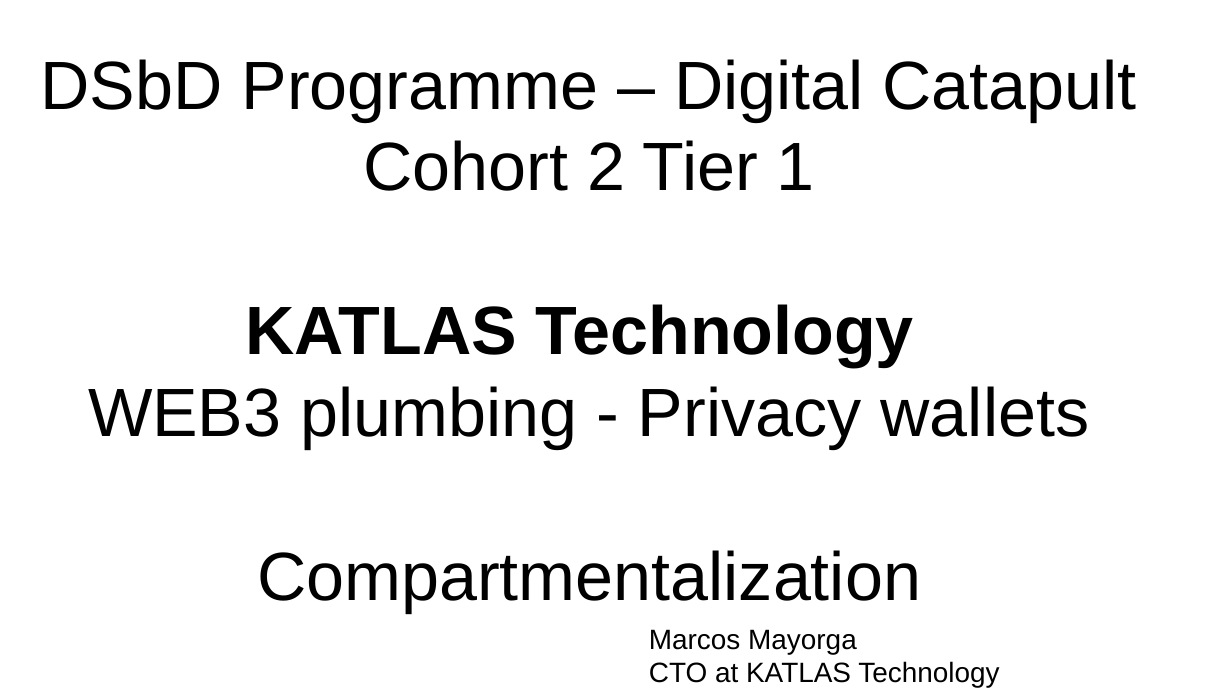
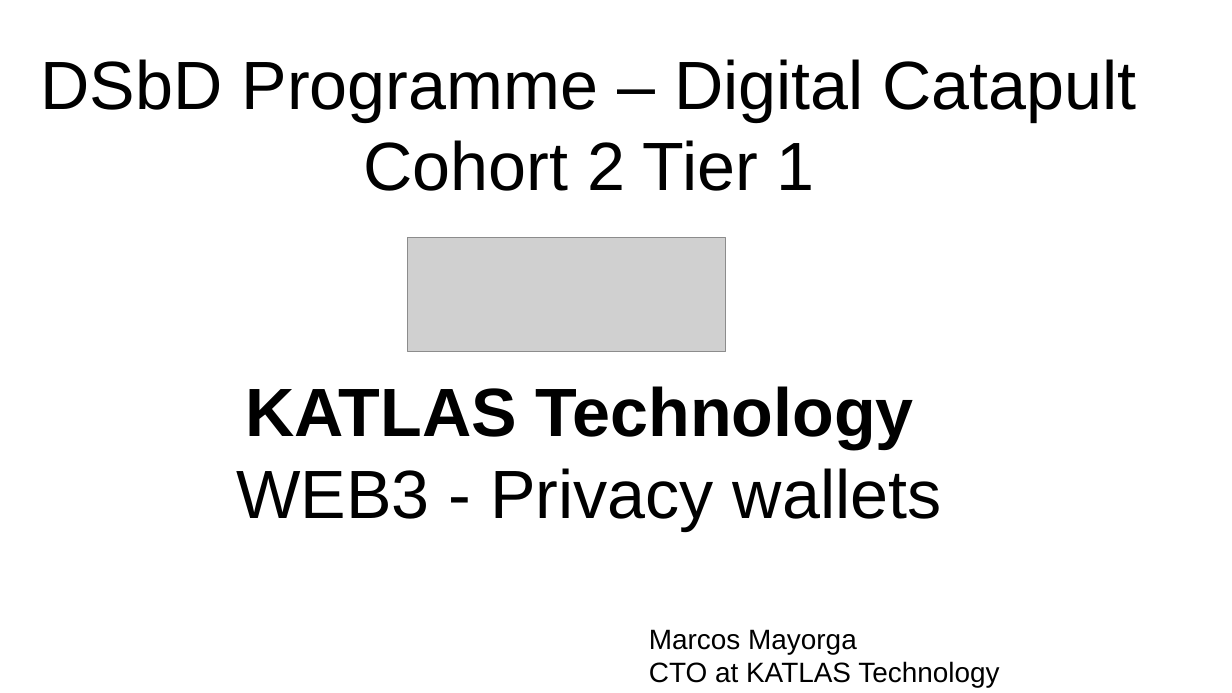
Before and after one commit to root1m3/morello, a slide deck: slide 1 of doc/comparmentalization.odp. Drawn at 1232x693 pixels with LibreOffice and Linux fonts; fonts in the diff are those of the drawing; grey boxes stand for pictures. Boxes give left, top, right and bottom in pixels: in the first picture for what was removed or moved away, otherwise in the second. Text is boxed around its words. In the diff, an @@ line names an element or a change of style, - is before the commit and + after.

```diff
--- a/doc/comparmentalization.odp
+++ b/doc/comparmentalization.odp
@@ title at <box>41,59,1137,531</box>: text changed @@
-DSbD Programme – Digital Catapult
-Cohort 2 Tier 1
-KATLAS Technology
-WEB3 plumbing - Privacy wallets
-Compartmentalization
+DSbD Programme – Digital Catapult
+Cohort 2 Tier 1
+KATLAS Technology
+WEB3 - Privacy wallets
@@ picture added at <box>408,238,727,352</box> @@
```
Also in this commit, not shown: 12 slides added.
